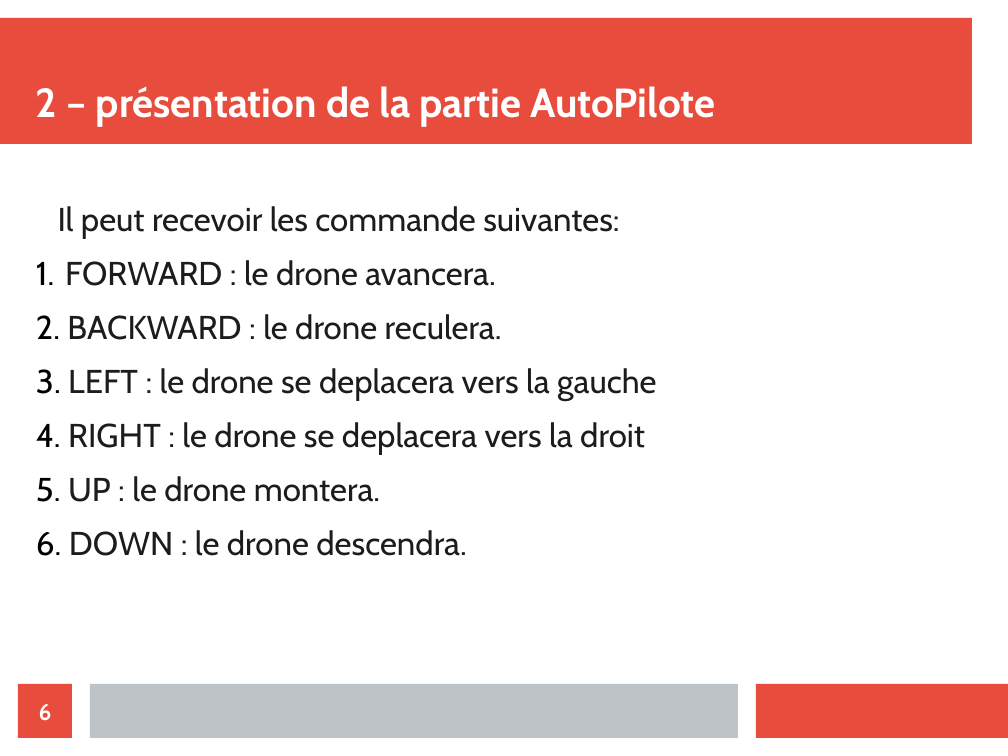
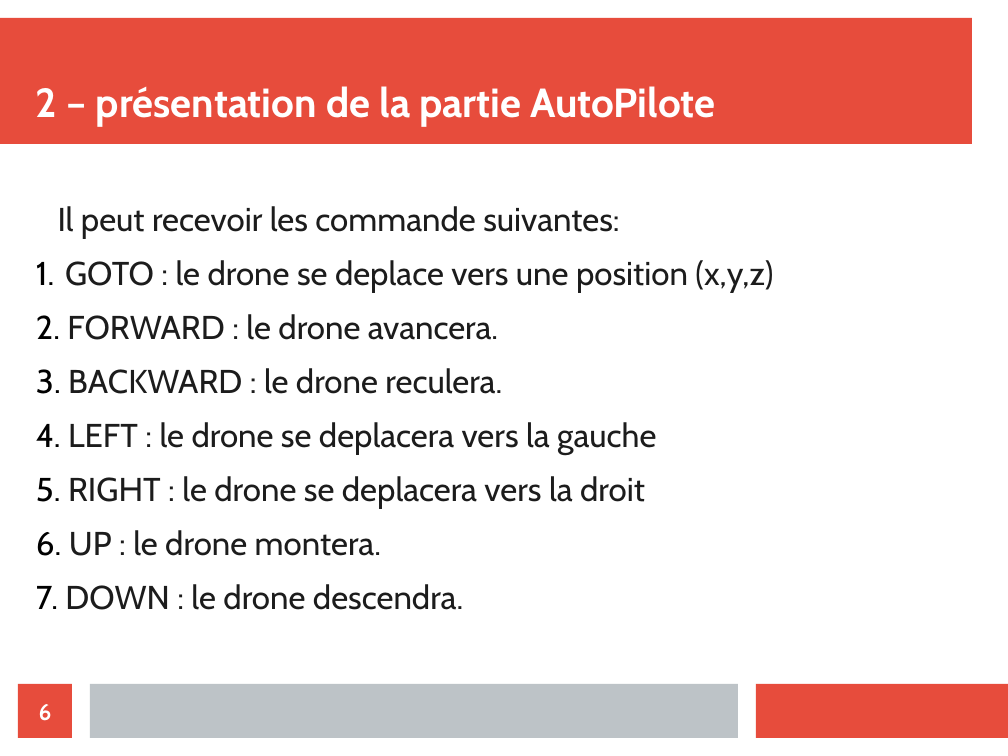
Before and after one commit to athmanmekh/AuttoPIlote-X-OPEN-PILOT, a slide deck: slide 6 of presentation/diapoPresentation.odp. Drawn at 1008x756 pixels with LibreOffice and Linux fonts; fonts in the diff are those of the drawing. Boxes give left, top, right and bottom in pixels: in the first picture for what was removed or moved away, otherwise in the second. Text is boxed around its words. In the diff, an @@ line names an element or a change of style, - is before the commit and + after.

```diff
--- a/presentation/diapoPresentation.odp
+++ b/presentation/diapoPresentation.odp
@@ text at bbox=[65, 260, 773, 292]: paragraph added @@
+1. GOTO : le drone se deplace vers une position (x,y,z)
```
Also in this commit, not shown: 3 other slides changed, 5 slides added, 3 other files.
